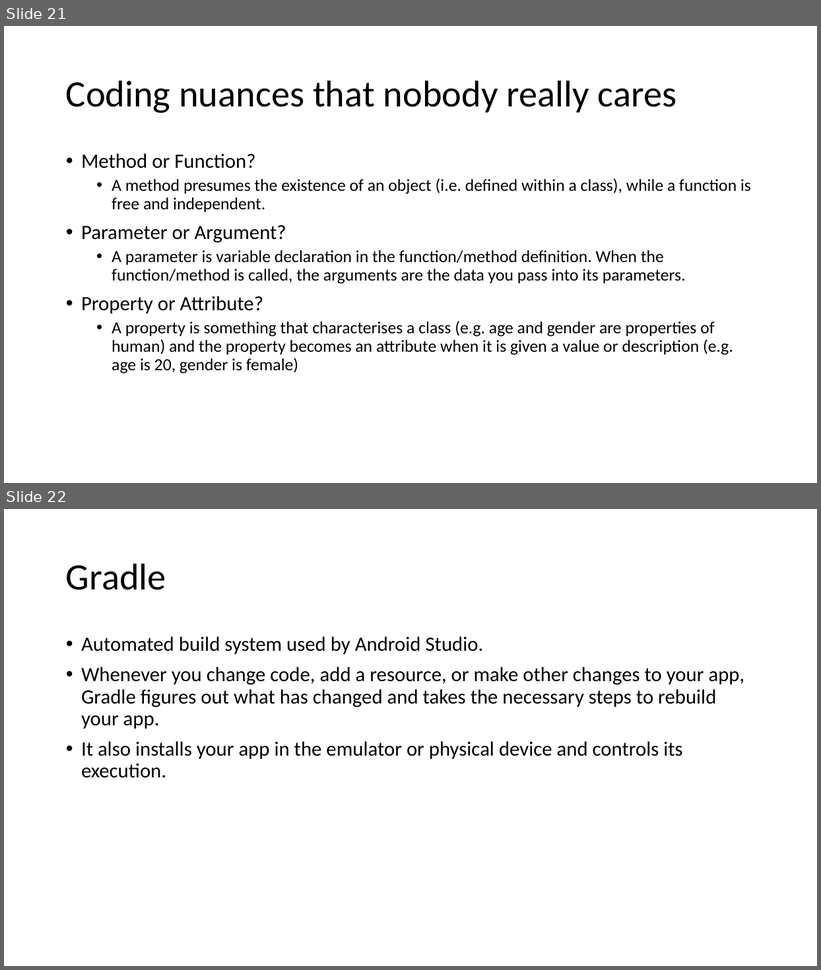
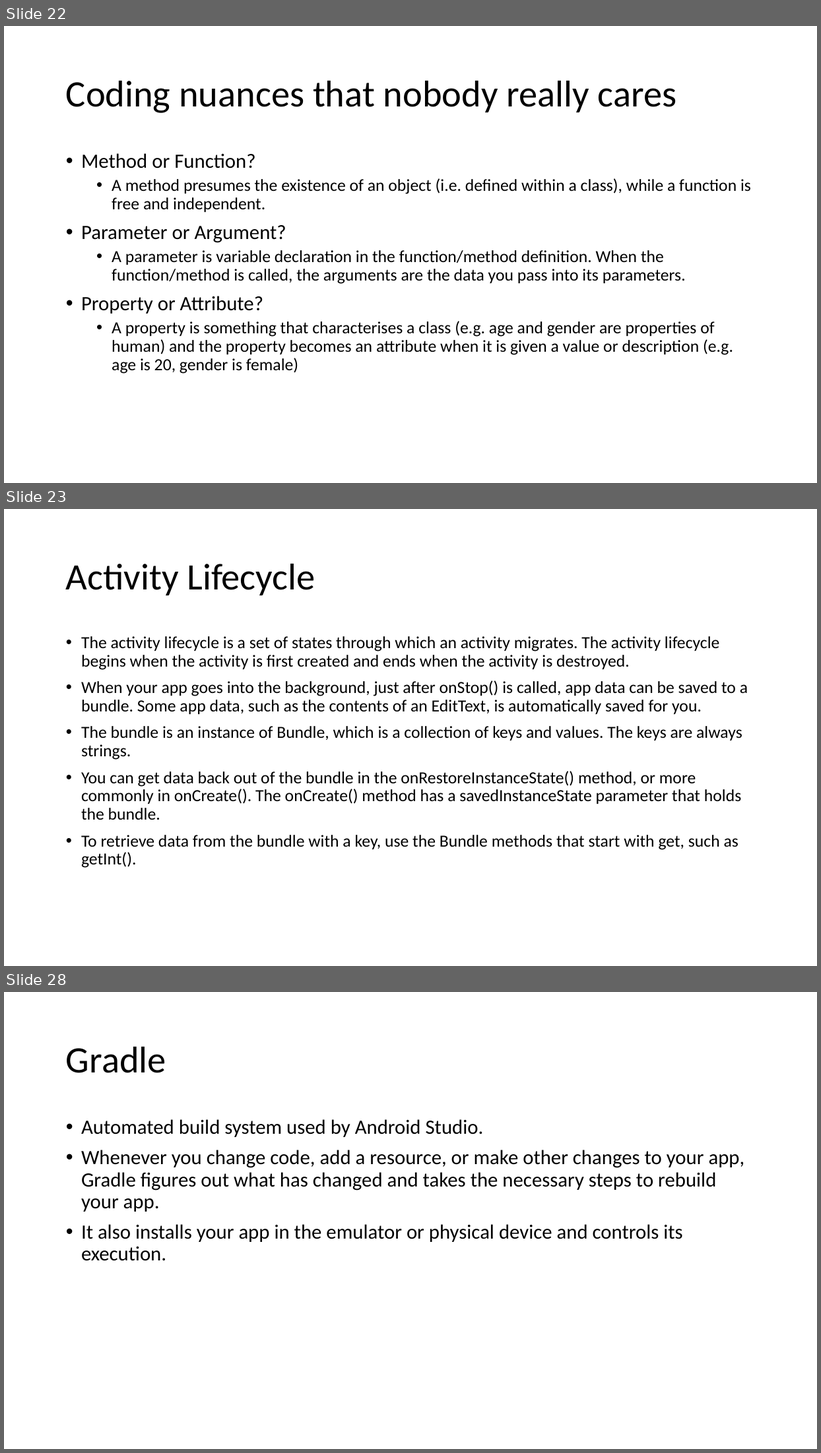
Before and after one commit to joellecorliss/Associate-Android-Developer, a slide deck: Android Basics in Kotlin.pptx. Shown one above the other, each under a label of ours: slides 21 and 22 before the commit, slides 22, 23 and 28 after it; the slides between them are not shown. The pictures are 821x970 and 821x1453 pixels, drawn with LibreOffice and Linux fonts; fonts in the diff are those of the drawing. Boxes give left, top, right and bottom in pixels: in the first picture for what was removed or moved away, otherwise in the second. Text is boxed around its words. In the diff, an @@ line names an element or a change of style, - is before the commit and + after.

```diff
--- a/Android Basics in Kotlin.pptx
+++ b/Android Basics in Kotlin.pptx
@@ slide 23 added at [4,509,817,966], background #FFFFFF @@
@@ title added at [66,563,315,595], 44 pt, text #000000 @@
+Activity Lifecycle
@@ text added at [81,636,748,868], 20 pt, text #000000 @@
+• The activity lifecycle is a set of states through which an activity migrates. The activity lifecycle begins when the activity is first created and ends when the activity is destroyed.
+• When your app goes into the background, just after onStop() is called, app data can be saved to a bundle. Some app data, such as the contents of an EditText, is automatically saved for you.
+• The bundle is an instance of Bundle, which is a collection of keys and values. The keys are always strings.
+• You can get data back out of the bundle in the onRestoreInstanceState() method, or more commonly in onCreate(). The onCreate() method has a savedInstanceState parameter that holds the bundle.
+• To retrieve data from the bundle with a key, use the Bundle methods that start with get, such as getInt().
@@ what was slide 21 is now slide 22 @@
@@ what was slide 22 is now slide 28 @@
```
Also in this commit, not shown: 4 slides changed, 6 other slides added.
